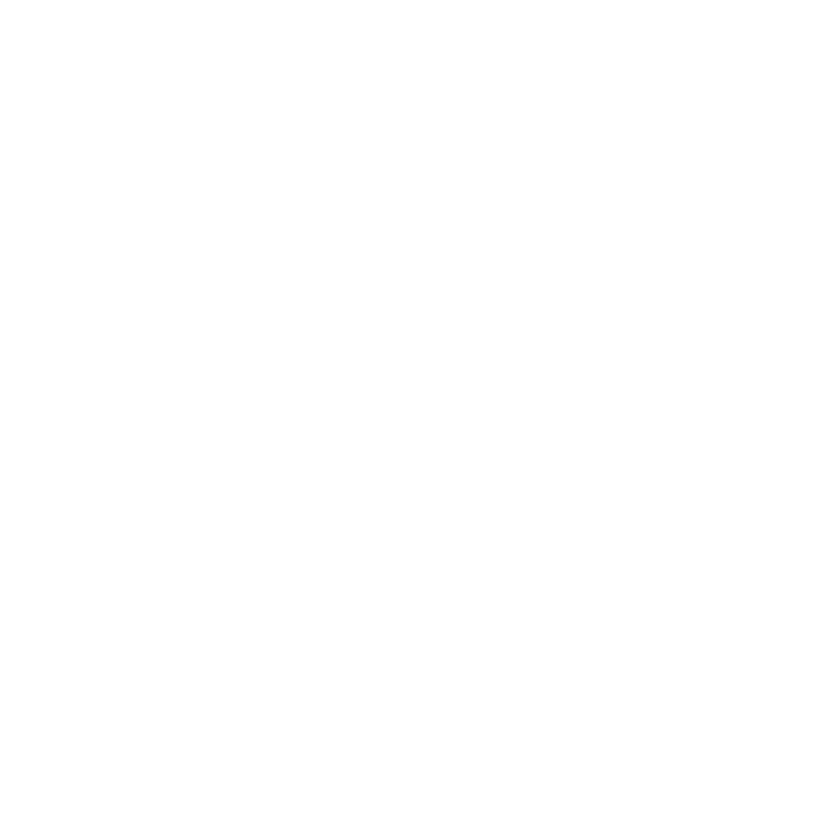
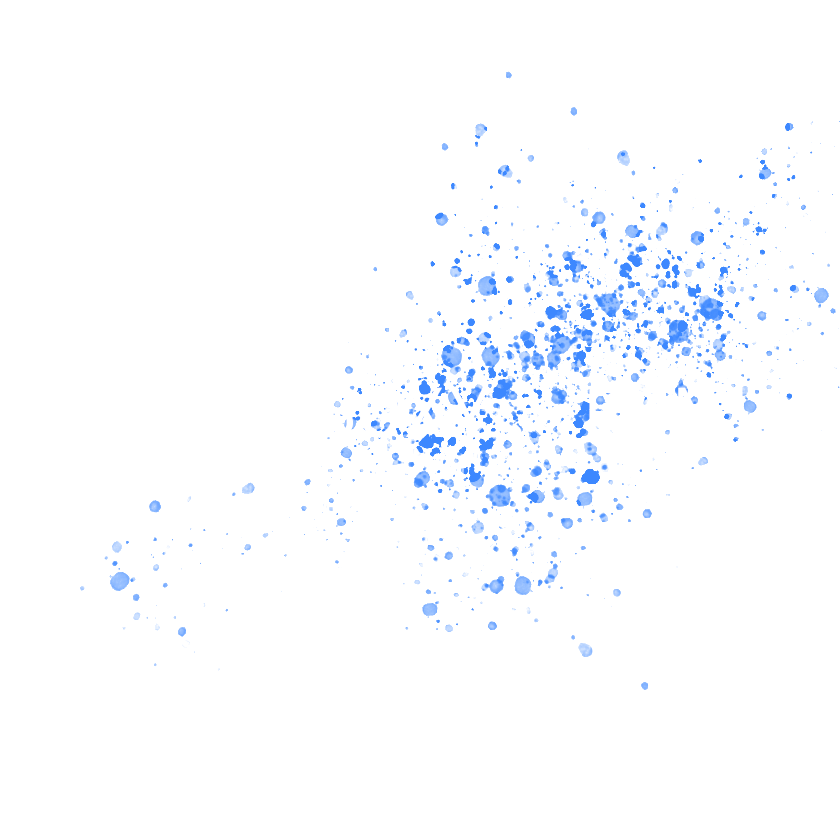
Comparing the layer stacks of the two 840x840 images. Changes:
added layer "Layer 3" above "Layer 2" over [80, 71, 840, 690]
